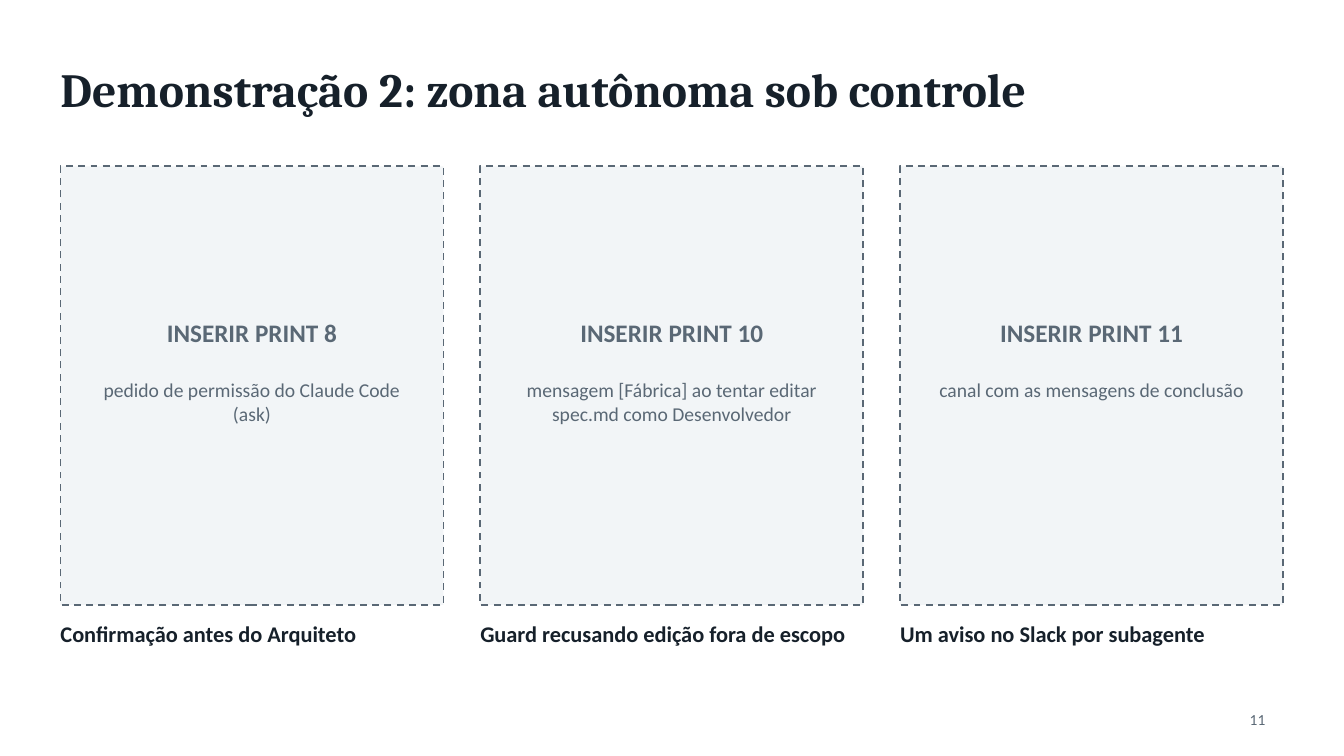
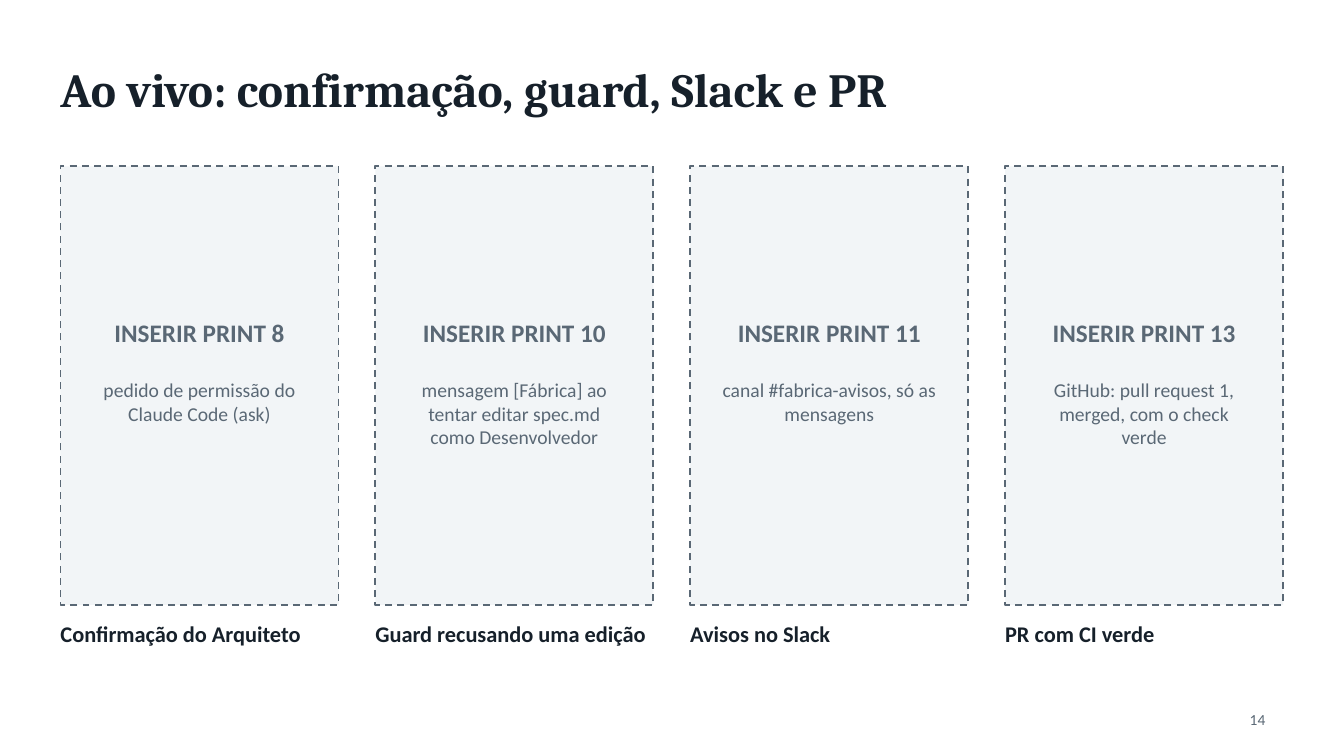
Before and after one commit to liviagomes30/fabrica-petcontrol, a slide deck: slide 14 of docs/fabrica/apresentacao-fabrica-claude-code.pptx (slide 11 before the commit). Drawn at 1344x756 pixels with LibreOffice and Linux fonts; fonts in the diff are those of the drawing. Boxes give left, top, right and bottom in pixels: in the first picture for what was removed or moved away, otherwise in the second. Text is boxed around its words. In the diff, an @@ line names an element or a change of style, - is before the commit and + after.

```diff
--- a/docs/fabrica/apresentacao-fabrica-claude-code.pptx
+++ b/docs/fabrica/apresentacao-fabrica-claude-code.pptx
@@ title at [60,73,887,117]: text changed @@
-Demonstração 2: zona autônoma sob controle
+Ao vivo: confirmação, guard, Slack e PR
@@ rectangle: place and size @@
-rectangle at [60,166,444,605]
+rectangle at [60,166,339,605]
@@ rectangle: place and size @@
-rectangle at [480,166,863,605]
+rectangle at [375,166,653,605]
@@ rectangle added at [691,166,969,605], fill #F2F5F7, outline #5A6875 1.25 pt dashed @@
@@ rectangle: place and size @@
-rectangle at [900,166,1284,605]
+rectangle at [1005,166,1284,605]
@@ text "INSERIR PRINT 8": place and size @@
-text "INSERIR PRINT 8" at [167,324,337,342]
+text "INSERIR PRINT 8" at [114,324,285,342]
@@ text "INSERIR PRINT 10": place and size @@
-text "INSERIR PRINT 10" at [580,325,764,342]
+text "INSERIR PRINT 10" at [423,325,606,342]
@@ text "INSERIR PRINT 11": place and size @@
-text "INSERIR PRINT 11" at [1000,325,1183,342]
+text "INSERIR PRINT 11" at [738,325,921,342]
@@ text added at [1053,325,1236,342], 18 pt, text #5A6875, bold @@
+INSERIR PRINT 13
@@ text "pedido de permissão do Claude ..." rewrapped from [104,383,400,424] to [103,383,296,424] @@
@@ text "mensagem [Fábrica] ao tentar editar ..." rewrapped from [527,383,816,424] to [422,383,607,444] @@
@@ text added at [723,383,936,425], 14 pt, text #5A6875 @@
+canal #fabrica-avisos, só as mensagens
@@ text removed at [939,383,1243,401] @@
-canal com as mensagens de conclusão
@@ text added at [1054,383,1234,444], 14 pt, text #5A6875 @@
+GitHub: pull request 1, merged, com o check verde
@@ text at [60,626,301,646]: text changed @@
-Confirmação antes do Arquiteto
+Confirmação do Arquiteto
@@ text at [375,626,646,646]: text changed @@
-Guard recusando edição fora de escopo
+Guard recusando uma edição
@@ text added at [690,626,830,642], 16 pt, text #16202A, bold @@
+Avisos no Slack
@@ text removed at [900,626,1205,646] @@
-Um aviso no Slack por subagente
@@ text added at [1005,626,1154,642], 16 pt, text #16202A, bold @@
+PR com CI verde
@@ page number at [1250,715,1266,725]: text changed @@
-11
+14
```
Also in this commit, not shown: 5 slides added, 2 slides removed, 9 other files.
